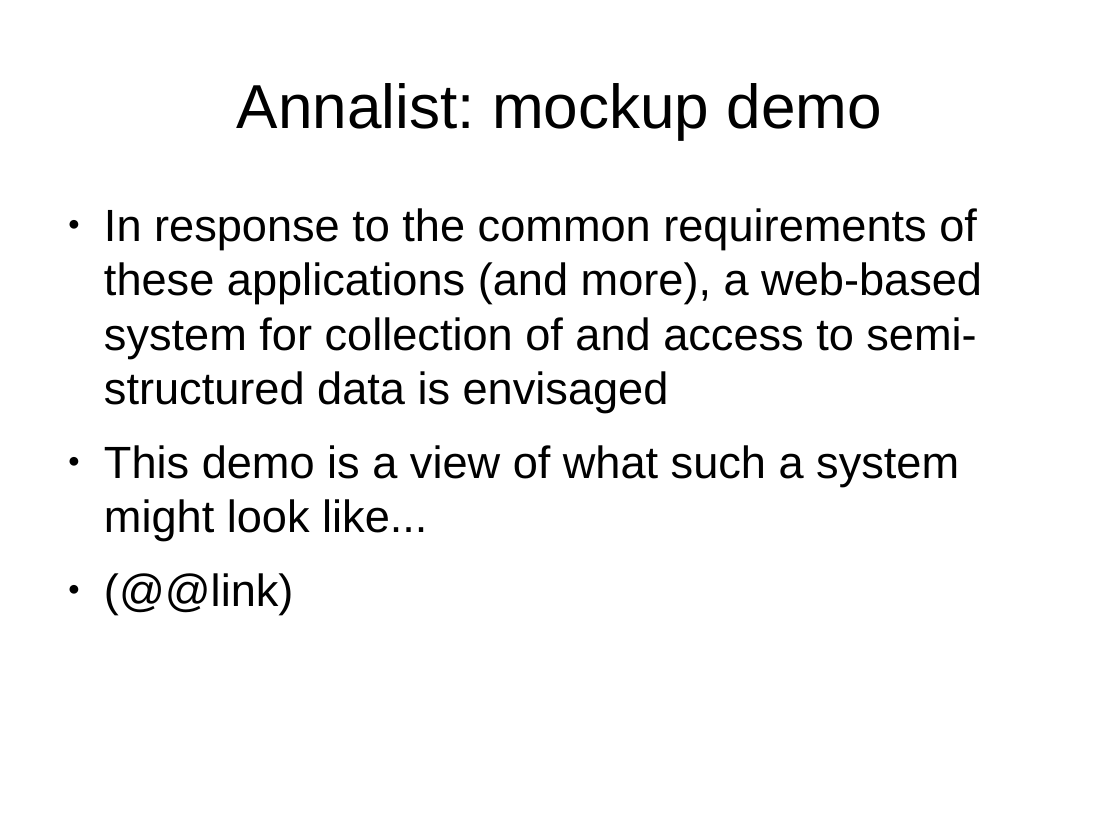
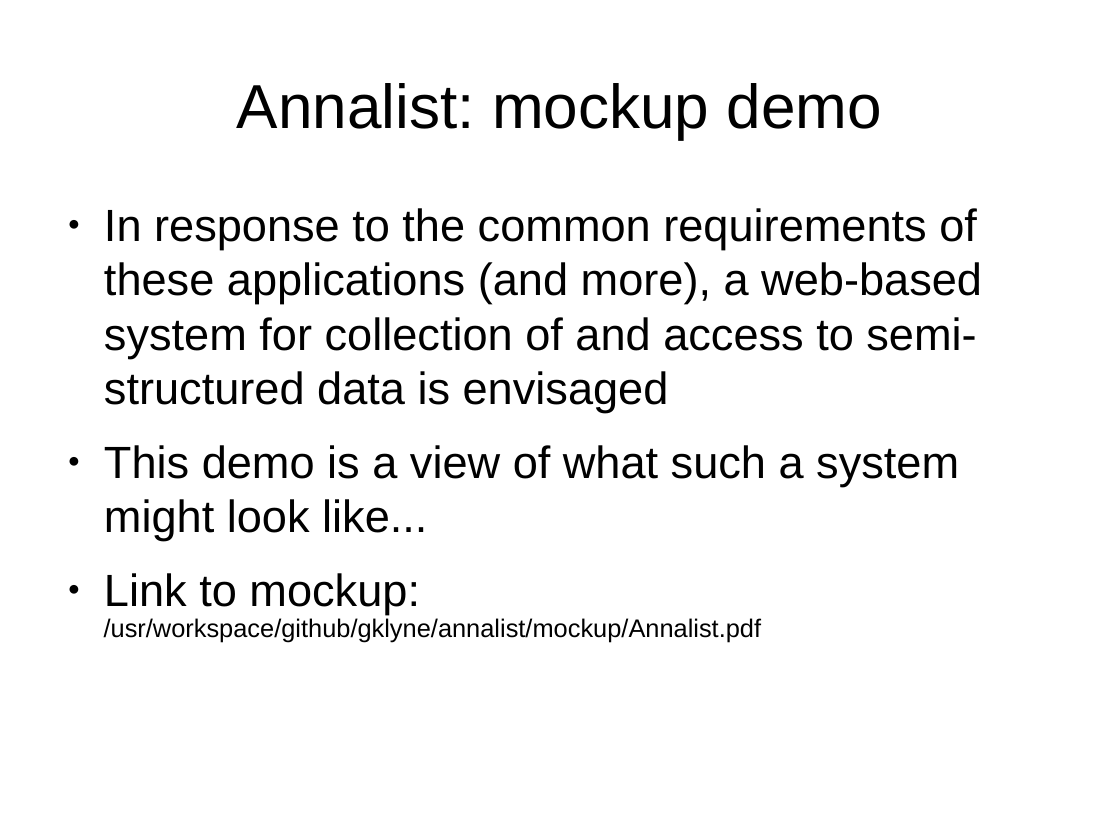
Before and after one commit to gklyne/annalist, a slide deck: slide 8 of presentations/annalist-pitch.odp. Drawn at 1120x840 pixels with LibreOffice and Linux fonts; fonts in the diff are those of the drawing. Boxes give left, top, right and bottom in pixels: in the first picture for what was removed or moved away, otherwise in the second. Text is boxed around its words. In the diff, an @@ line names an element or a change of style, - is before the commit and + after.

Commit message:
Tweak presentation, update mockup and link from presentation

```diff
--- a/presentations/annalist-pitch.odp
+++ b/presentations/annalist-pitch.odp
@@ text at (x1=104, y1=573, x2=420, y2=615): text changed @@
-● (@@link)
+● Link to mockup:
@@ text added at (x1=104, y1=618, x2=761, y2=642), 18 pt, text #000000 @@
+/usr/workspace/github/gklyne/annalist/mockup/Annalist.pdf
```
